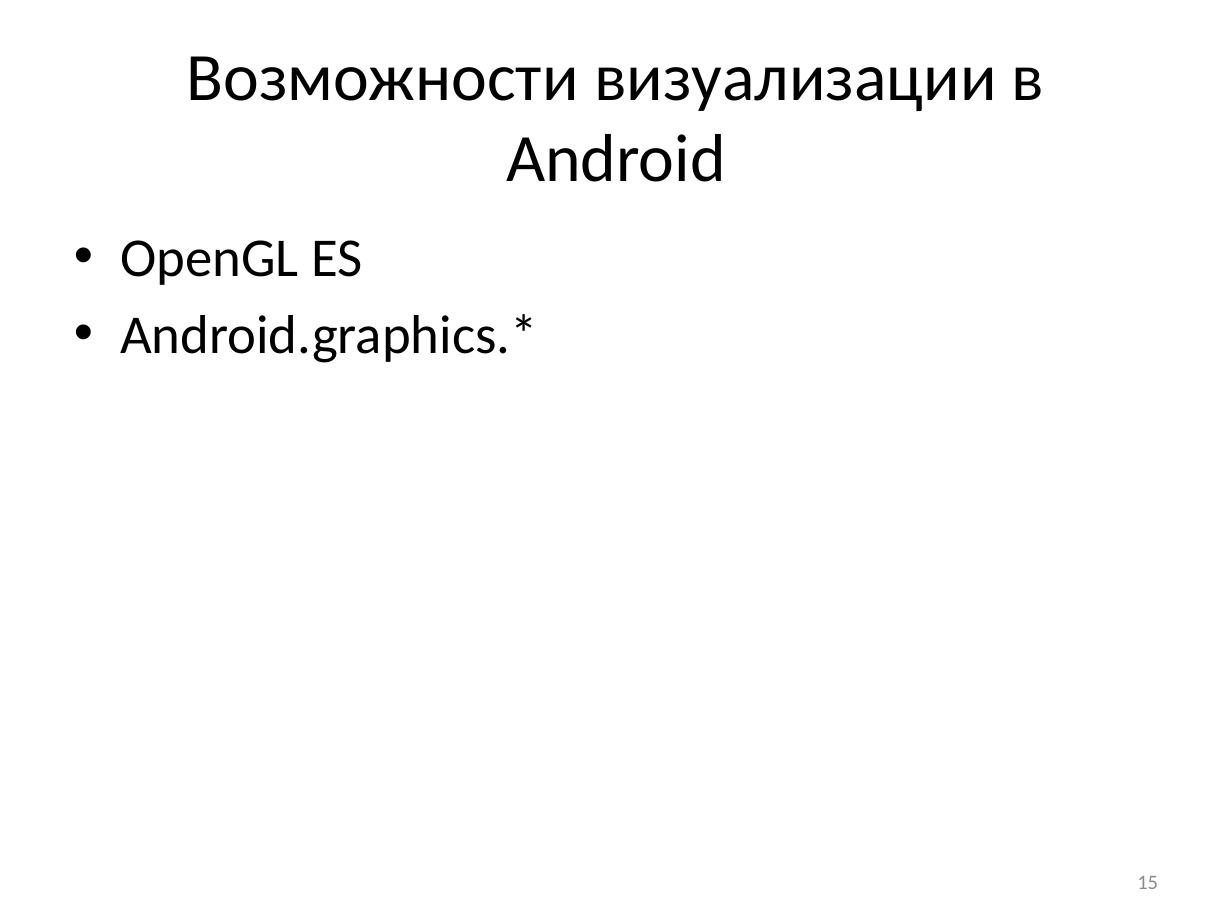
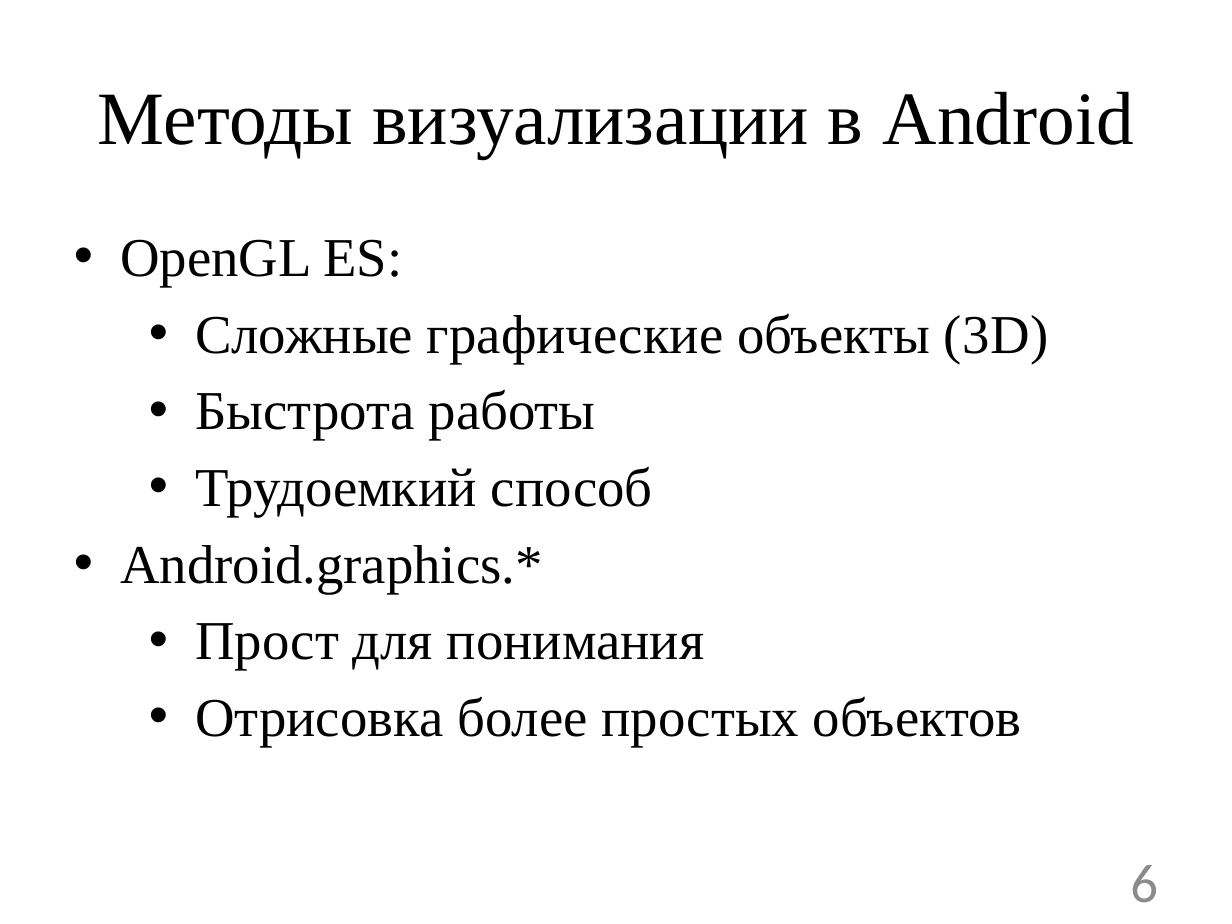
Before and after one commit to geo2tag/geocube, a slide deck: slide 6 of Диплом презентация.pptx (slide 15 before the commit). Drawn at 1232x924 pixels with LibreOffice and Linux fonts; fonts in the diff are those of the drawing. Boxes give left, top, right and bottom in pixels: in the first picture for what was removed or moved away, otherwise in the second. Text is boxed around its words. In the diff, an @@ line names an element or a change of style, - is before the commit and + after.

```diff
--- a/Диплом презентация.pptx
+++ b/Диплом презентация.pptx
@@ title at box(98, 91, 1134, 158): text changed; size 39.6 to 44 pt; font Calibri to Times New Roman @@
-Возможности визуализации в Android
+Методы визуализации в Android
@@ text at box(120, 239, 1049, 517): text changed; font Calibri to Times New Roman @@
-• OpenGL ES
+• OpenGL ES:
+• Сложные графические объекты (3D)
+• Быстрота работы
+• Трудоемкий способ
@@ text at box(120, 545, 543, 593): font Calibri to Times New Roman in "Android.graphics.*" @@
@@ text at box(195, 623, 1022, 747): paragraphs added @@
+• Прост для понимания
+• Отрисовка более простых объектов
@@ page number at box(1130, 865, 1158, 903): text changed; size 12 to 32 pt @@
-15
+6
```
Also in this commit, not shown: 6 other slides changed, 9 slides added, 14 slides removed.
